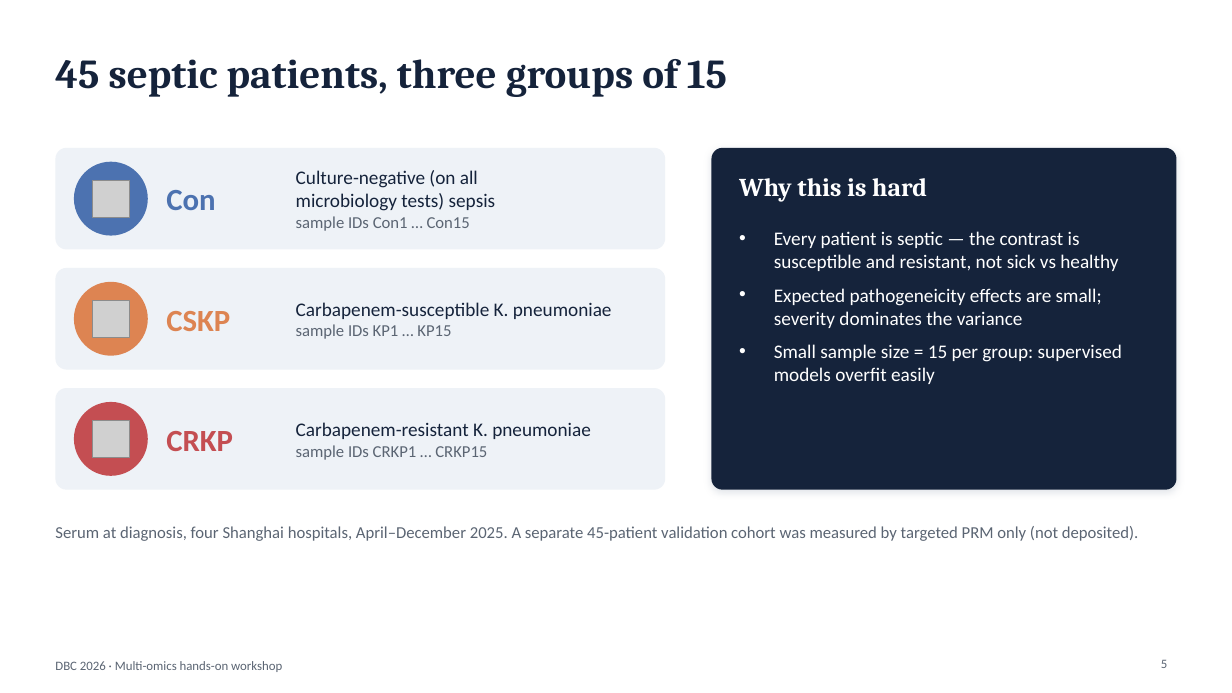
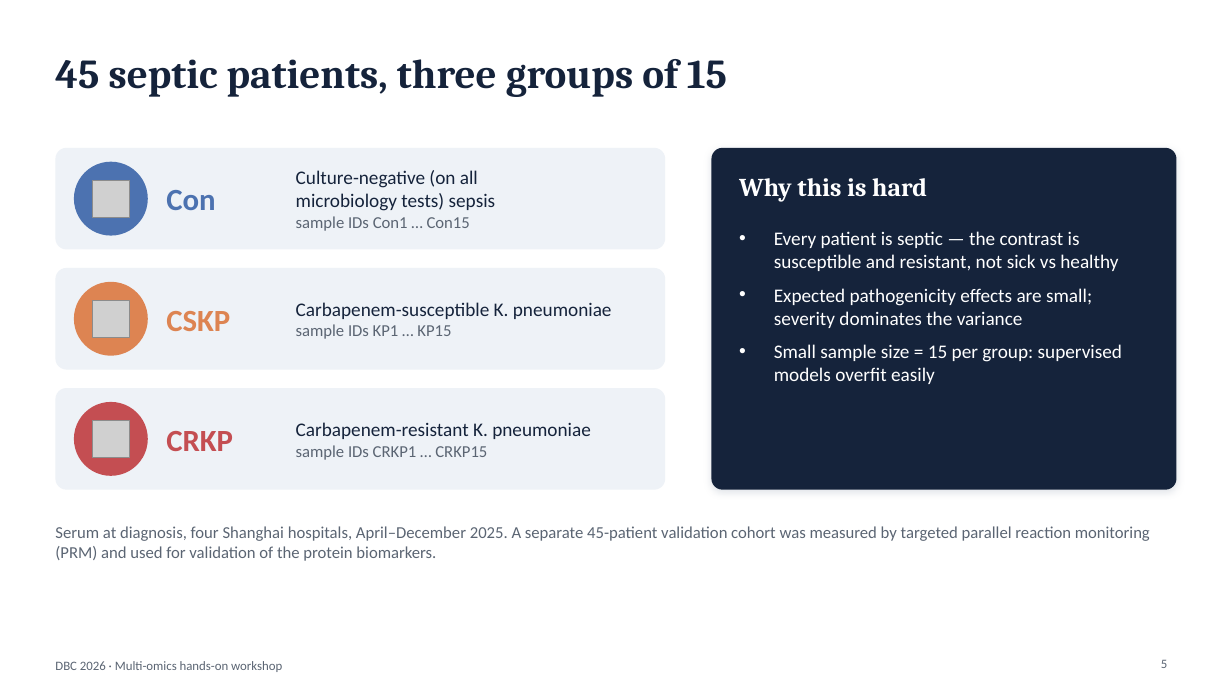
Before and after one commit to biosustain/dsp_multiomics_workshop, a slide deck: slide 5 of slides/01_workshop_introduction.pptx. Drawn at 1232x693 pixels with LibreOffice and Linux fonts; fonts in the diff are those of the drawing; grey boxes stand for pictures. Boxes give left, top, right and bottom in pixels: in the first picture for what was removed or moved away, otherwise in the second. Text is boxed around its words. In the diff, an @@ line names an element or a change of style, - is before the commit and + after.

```diff
--- a/slides/01_workshop_introduction.pptx
+++ b/slides/01_workshop_introduction.pptx
@@ text at <box>774,288,1092,328</box>: text changed @@
-• Expected pathogeneicity effects are small; severity dominates the variance
+• Expected pathogenicity effects are small; severity dominates the variance
@@ text at <box>55,526,1150,561</box>: text changed @@
-Serum at diagnosis, four Shanghai hospitals, April–December 2025. A separate 45-patient validation cohort was measured by targeted PRM only (not deposited).
+Serum at diagnosis, four Shanghai hospitals, April–December 2025. A separate 45-patient validation cohort was measured by targeted parallel reaction monitoring (PRM) and used for validation of the protein biomarkers.
```
Also in this commit, not shown: 10 other slides changed.
